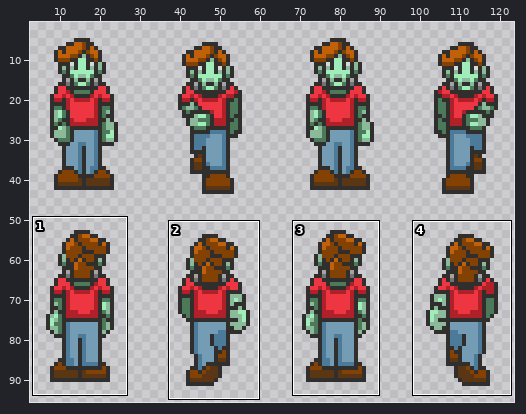
Two versions of one sprite sheet, assets/images/franken.png. Above: a wide view before the commit, with the close-up outlined.
Close-up. First the earlier version:
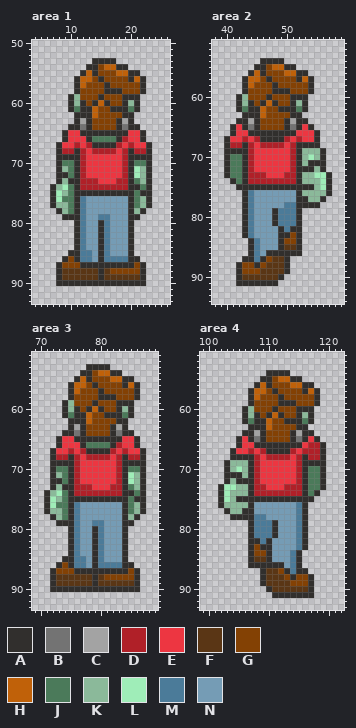
The file is 128x97 pixels. Colours within 5 levels of each other are drawn and written as one. Shown: area 1: x 4..26, y 50..93; area 2: x 38..59, y 51..94; area 3: x 69..89, y 51..93; area 4: x 99..122, y 51..93. The wide view leaves out empty margins. The commit also changed other parts of the picture, which this record leaves out.
Palette (. is transparent): A #312f2d  B #737373  C #a3a3a3  D #b02028  E #ed3641  F #5a3615  G #834104  H #c06109  J #4b7a5a  K #8bb99a  L #9fedb8  M #4b7b99  N #759cb5
After the commit:
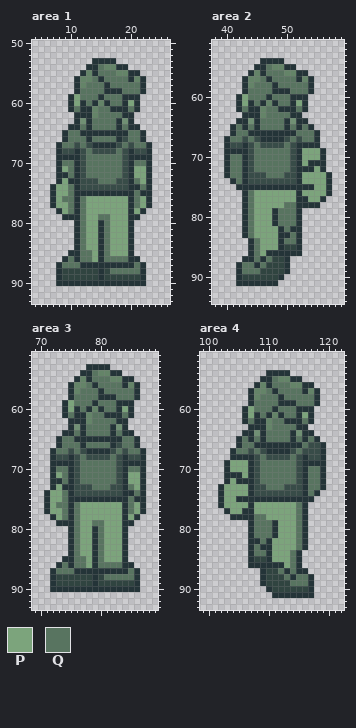
Colours new in this view: P #7ca47c  Q #587460
Changes in this commit:
colour A: #312f2d -> #243438
colour C: #a3a3a3 -> #709074
colour D: #b02028 -> #384c48
colour F: #5a3615 -> #304440
colour H: #c06109 -> #648468
Changed rows in their new state; - is a pixel that keeps its letter.
Area 1:
first column x 8:
54 -------Q-------
55 -------QQQ-----
56 ------Q-QQQQ---
57 -----QQQ-QQQQQ-
58 ----QQQQ---QQQ-
59 ---PQQQ-QQQ----
60 ---P-Q---QQ-P--
61 ---Q---QQ---Q--
62 -------QQQQ----
63 ------QQQQ-----
64 ----Q-QQQQ-Q---
65 --QQ--------QQ-
66 --QQQ-QQQQ--QQ-
67 -QQ-Q------Q-QQ
68 -----Q----Q----
69 -----QQQQQQ----
70 -QQ--QQQQQQ--QQ
71 -PQ--QQQQQQ--PP
72 --Q--QQQQQQ--PP
73 -P-----QQQ---QP
74 PPQ-----------Q
75 PPQ----------Q-
76 PQQ-QPPPPPPP-QP
77 PPQ-QPPPPPPP-QP
78 -PQ-QPPPPPPP-P-
79 ----QPPQQPPP---
80 ----QPP-QPPP---
81 ----QPP-QPPP---
82 ----QPP-QPPP---
83 ----QPP-QPPP---
84 ----QPP-QPPP---
85 ----QQP-QPPP---
86 --Q-QQP-QQQQ---
87 -QQQ---------Q-
88 ---------QQQQQ-
Area 2:
first column x 41:
55 ------Q---------
56 ------QQQ-------
57 -----Q-QQQQ-----
58 ----QQQ-QQQQQ---
59 ---QQQQ---QQQ---
60 --PQQQ-QQQ------
61 --P-Q---QQ-P----
62 --Q---QQ---Q----
63 ------QQQQ------
64 -----QQQQ-------
65 -Q-Q-QQQQ-Q-Q---
66 -QQ--------QQQ--
67 QQ-Q------Q-QQ--
68 ----Q----Q------
69 ----QQQQQQ--PPP-
70 QQ--QQQQQQ--PPP-
71 QQ--QQQQQQ--P---
72 QQ--QQQQQQ----P-
73 QQ----QQQ---PPPP
74 -Q----------PPPP
75 --------------PP
76 ---QPPPPPPP-PPPP
77 ---QPPPPPPP--PP-
78 ---QPPPPPQQ-----
79 ---QPPP-QQQ-----
80 ---QPPP-QQQ-----
81 ---QPPP-QQQ-----
82 ---QPPPP-Q------
83 ---QPPPP--Q-----
84 ----QPPP-QQ-----
85 ----QPPP--------
86 ----QP----------
87 ----Q-Q---------
88 --QQ-Q----------
89 --QQQ-----------
Area 3:
first column x 72:
54 -------Q-------
55 -------QQQ-----
56 ------Q-QQQQ---
57 -----QQQ-QQQQQ-
58 ----QQQQ---QQQ-
59 ---PQQQ-QQQ----
60 ---P-Q---QQ-P--
61 ---Q---QQ---Q--
62 -------QQQQ----
63 ------QQQQ-----
64 ----Q-QQQQ-Q---
65 --QQ--------QQ-
66 --QQQ-QQQQ--QQ-
67 -QQ-Q------Q-QQ
68 -----Q----Q----
69 -----QQQQQQ----
70 -QQ--QQQQQQ--QQ
71 -PQ--QQQQQQ--PP
72 --Q--QQQQQQ--PP
73 -P-----QQQ---QP
74 PPQ-----------Q
75 PPQ----------Q-
76 PQQ-QPPPPPPP-QP
77 PPQ-QPPPPPPP-QP
78 -PQ-QPPPPPPP-P-
79 ----QPPQQPPP---
80 ----QPP-QPPP---
81 ----QPP-QPPP---
82 ----QPP-QPPP---
83 ----QPP-QPPP---
84 ----QPP-QPPP---
85 ----QQP-QPPP---
86 --Q-QQP-QQQQ---
87 -QQQ---------Q-
88 ---------QQQQQ-
Area 4:
first column x 103:
55 --------Q-------
56 --------QQQ-----
57 -------Q-QQQQ---
58 ------QQQ-QQQQQ-
59 -----QQQQ---QQQ-
60 ----PQQQ-QQQ----
61 ----P-Q---QQ-P--
62 ----Q---QQ---Q--
63 --------QQQQ----
64 -------QQQQ-----
65 ---Q-Q-QQQQ-Q-Q-
66 ---QQ--------Q--
67 --QQ-Q------Q---
68 ------Q----Q----
69 -PPP--QQQQQQ----
70 -PPP--QQQQQQ--QQ
71 ---P--QQQQQQ--QQ
72 -P----QQQQQQ--QQ
73 PPPP---QQQ----QQ
74 PPPP----------Q-
75 PP--------------
76 PPPP-PPPPPPPQ---
77 -PP--PPPPPPPQ---
78 -----QQPPPPPQ---
79 -----QQQ-PPPQ---
80 -----QQQ-PPPQ---
81 -----QQQ-PPPQ---
82 ------Q-PPPPQ---
83 -----Q--PPPPQ---
84 -----QQ-PPPQ----
85 --------PPPQ----
86 ----------PQ----
87 ---------Q-Q----
88 ----------Q-QQ--
89 -----------QQQ--
Boxes around the changes in both close-ups, in picture pixels (x1, y1, x2, y2):
changed: (50, 58, 152, 286)
changed: (224, 58, 332, 286)
changed: (44, 364, 146, 592)
changed: (218, 370, 326, 598)
